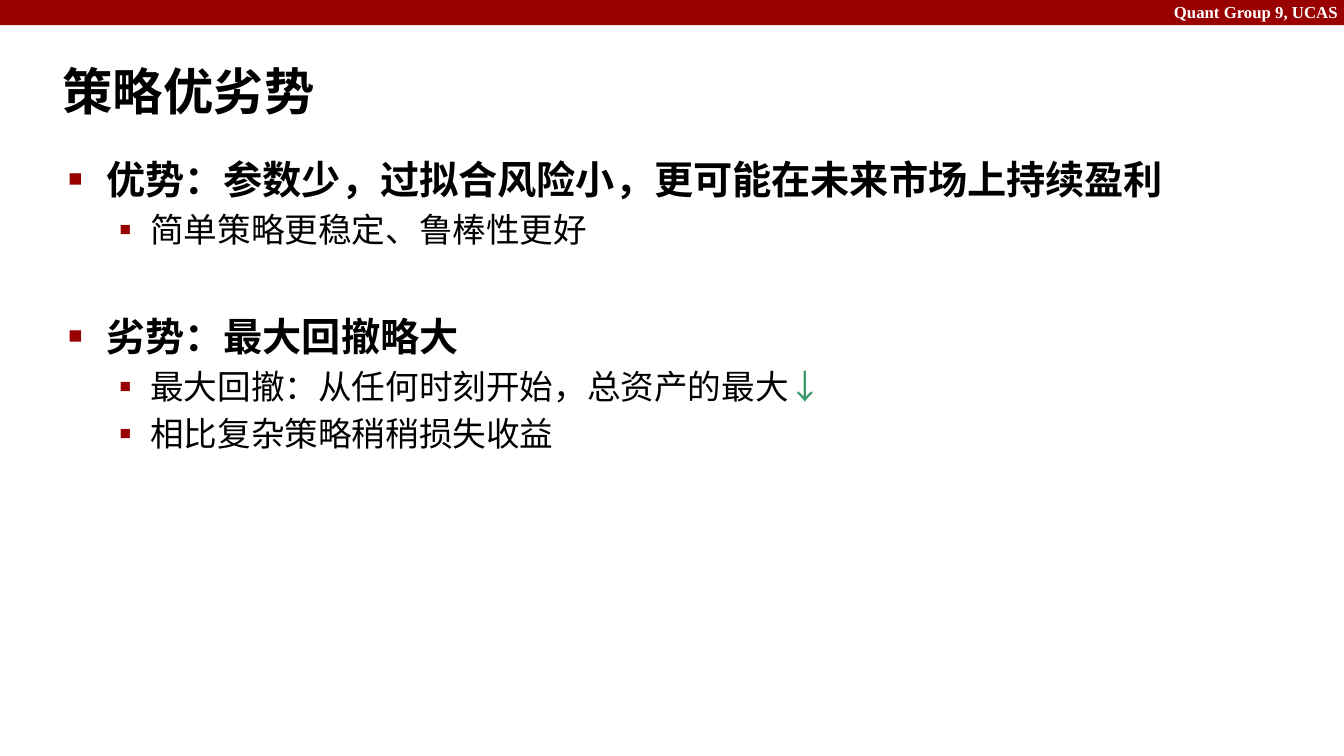
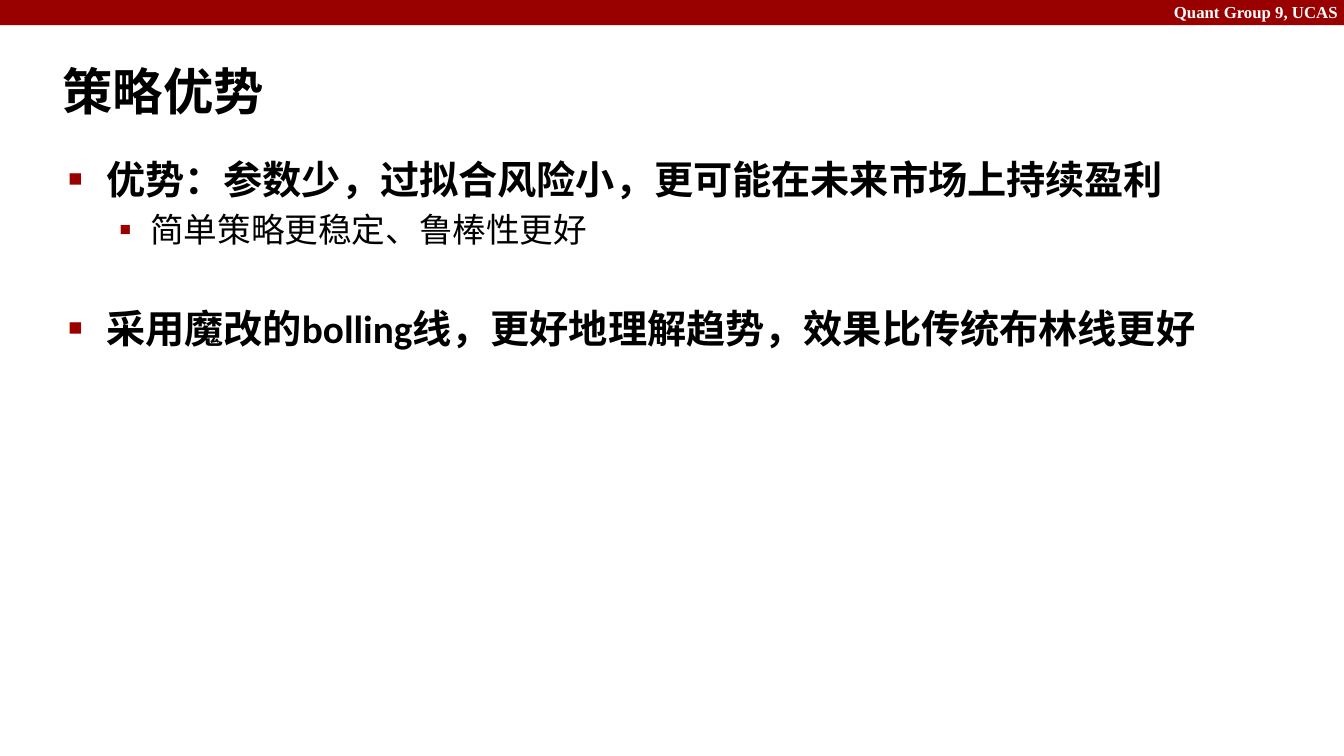
Before and after one commit to IcyChlorine/Quant9, a slide deck: slide 20 of slides.pptx (slide 17 before the commit). Drawn at 1344x756 pixels with LibreOffice and Linux fonts; fonts in the diff are those of the drawing. Boxes give left, top, right and bottom in pixels: in the first picture for what was removed or moved away, otherwise in the second. Text is boxed around its words. In the diff, an @@ line names an element or a change of style, - is before the commit and + after.

```diff
--- a/slides.pptx
+++ b/slides.pptx
@@ title at box(63, 67, 265, 115): text changed @@
-策略优劣势
+策略优势
@@ text at box(106, 309, 1195, 350): text changed; size 24 to 28 pt; bold on @@
-■ 劣势：最大回撤略大
-  ▪ 最大回撤：从任何时刻开始，总资产的最大↓
-  ▪ 相比复杂策略稍稍损失收益
+■ 采用魔改的bolling线，更好地理解趋势，效果比传统布林线更好
```
Also in this commit, not shown: 3 other slides changed, 4 slides added, 1 slide removed, 2 other files.
